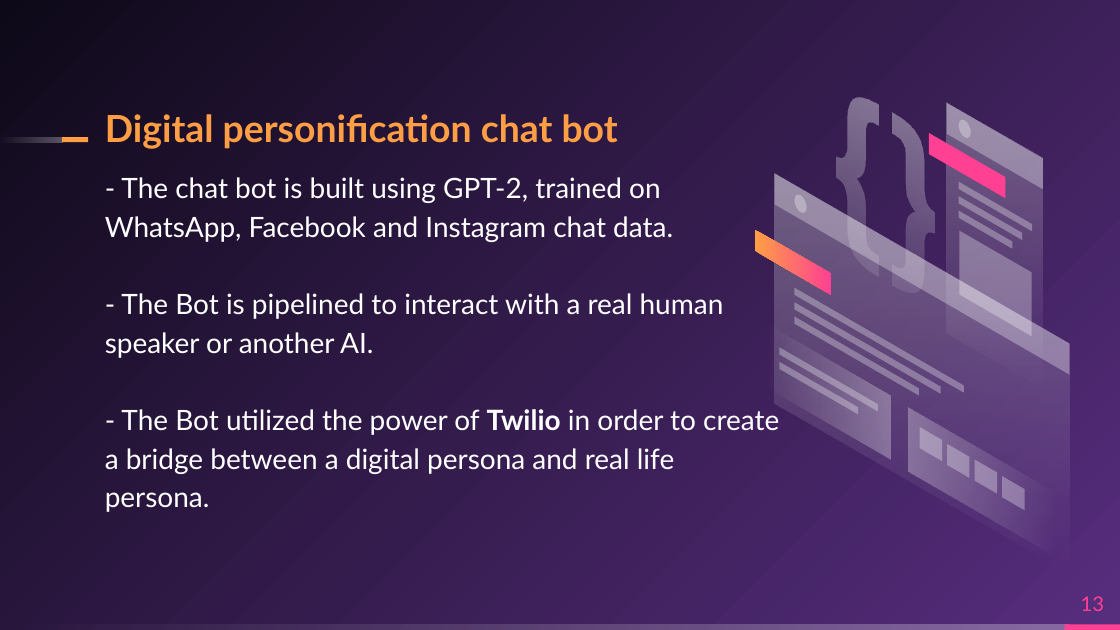
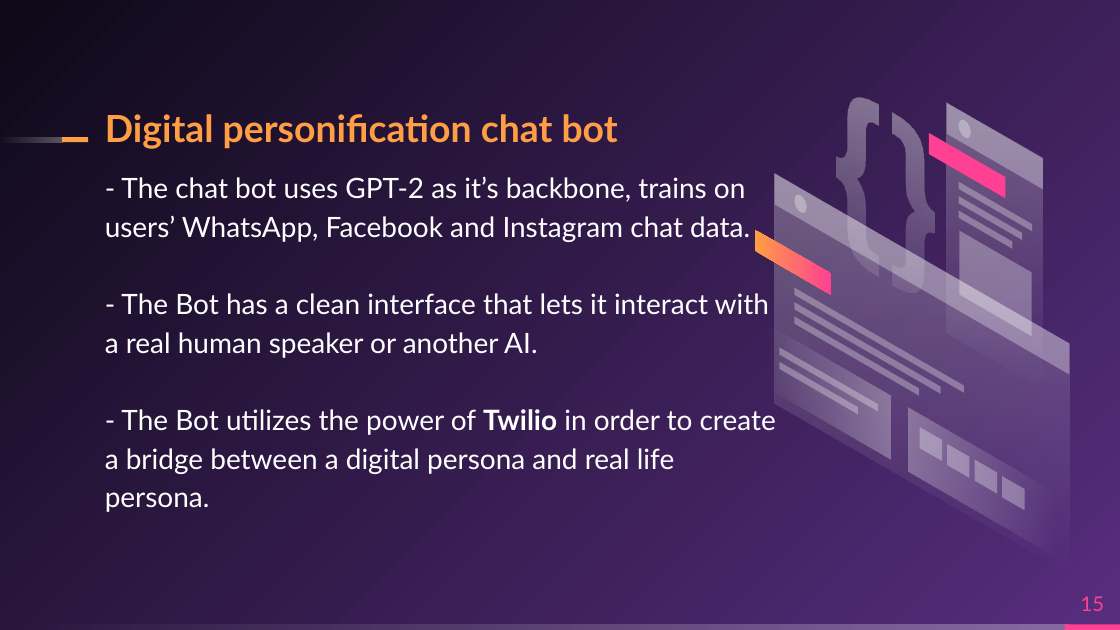
Before and after one commit to sacredvoid/hackUMass22, a slide deck: slide 15 of Meta-Indentity.pptx (slide 13 before the commit). Drawn at 1120x630 pixels with LibreOffice and Linux fonts; fonts in the diff are those of the drawing. Boxes give left, top, right and bottom in pixels: in the first picture for what was removed or moved away, otherwise in the second. Text is boxed around its words. In the diff, an @@ line names an element or a change of style, - is before the commit and + after.

```diff
--- a/Meta-Indentity.pptx
+++ b/Meta-Indentity.pptx
@@ text at [105,176,776,512]: text changed @@
-- The chat bot is built using GPT-2, trained on WhatsApp, Facebook and Instagram chat data.
-- The Bot is pipelined to interact with a real human speaker or another AI.
-- The Bot utilized the power of Twilio in order to create a bridge between a digital persona and real life persona.
+- The chat bot uses GPT-2 as it’s backbone, trains on users’ WhatsApp, Facebook and Instagram chat data.
+- The Bot has a clean interface that lets it interact with a real human speaker or another AI.
+- The Bot utilizes the power of Twilio in order to create a bridge between a digital persona and real life persona.
@@ page number at [1081,596,1104,611]: text changed @@
-13
+15
```
Also in this commit, not shown: 6 other slides changed, 1 slide added.
